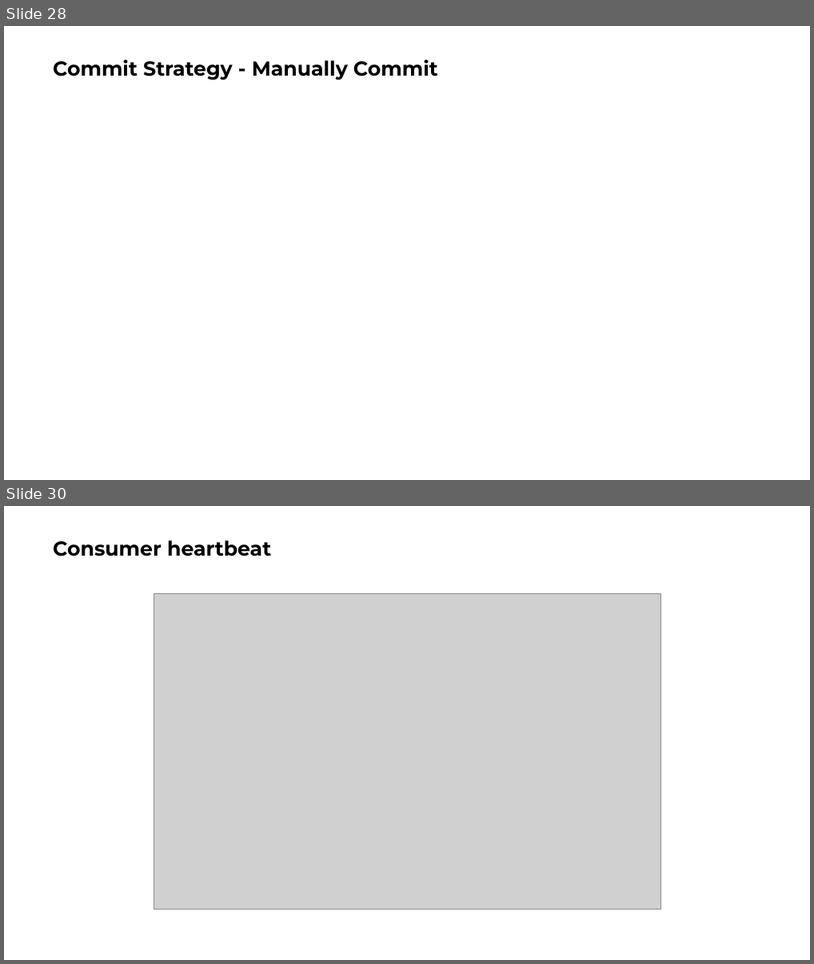
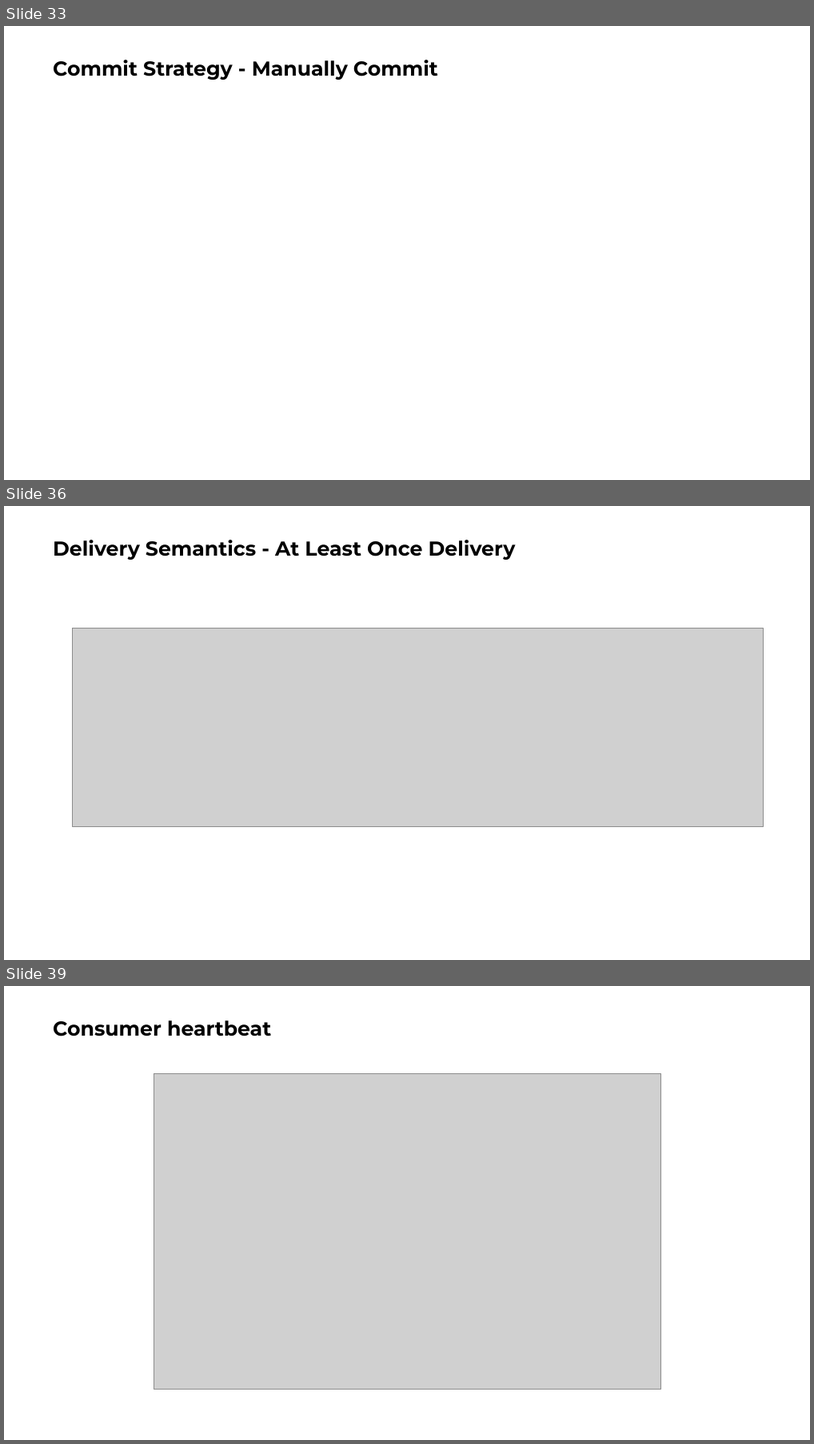
Before and after one commit to ngoctd314/tech-talk, a slide deck: kafka/slide.pptx. Shown one above the other, each under a label of ours: slides 28 and 30 before the commit, slides 33, 36 and 39 after it; the slides between them are not shown. The pictures are 814x964 and 814x1444 pixels, drawn with LibreOffice and Linux fonts; fonts in the diff are those of the drawing; grey boxes stand for pictures. Boxes give left, top, right and bottom in pixels: in the first picture for what was removed or moved away, otherwise in the second. Text is boxed around its words. In the diff, an @@ line names an element or a change of style, - is before the commit and + after.

```diff
--- a/kafka/slide.pptx
+++ b/kafka/slide.pptx
@@ slide 36 added at [4, 506, 810, 960], background #FFFFFF @@
@@ title added at [53, 540, 516, 560], 24 pt, text #000000, bold @@
+Delivery Semantics - At Least Once Delivery
@@ picture added at [72, 628, 763, 827] @@
@@ what was slide 28 is now slide 33 @@
@@ what was slide 30 is now slide 39 @@
```
Also in this commit, not shown: 4 slides changed, 13 other slides added, 2 slides removed, 4 other files.
